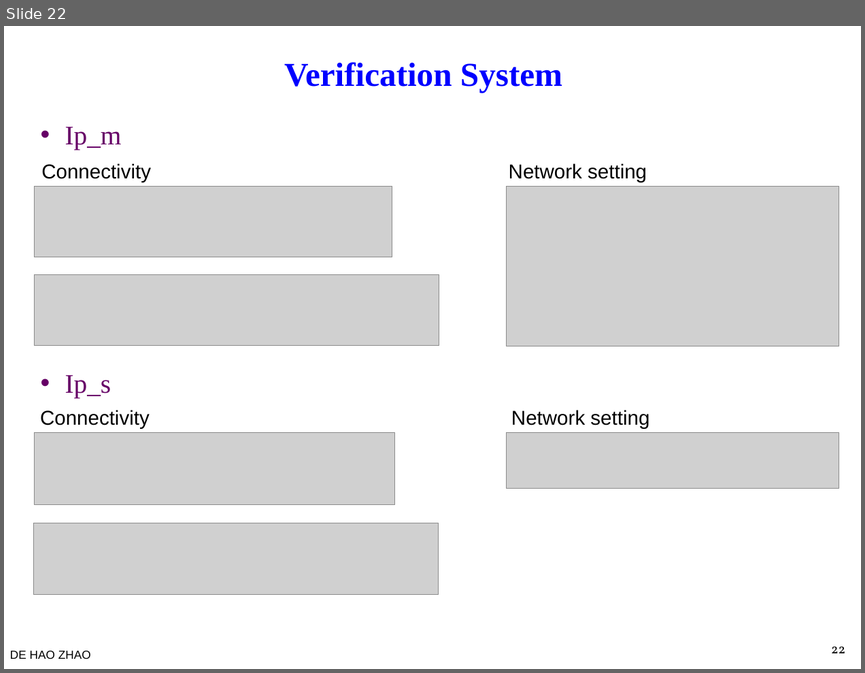
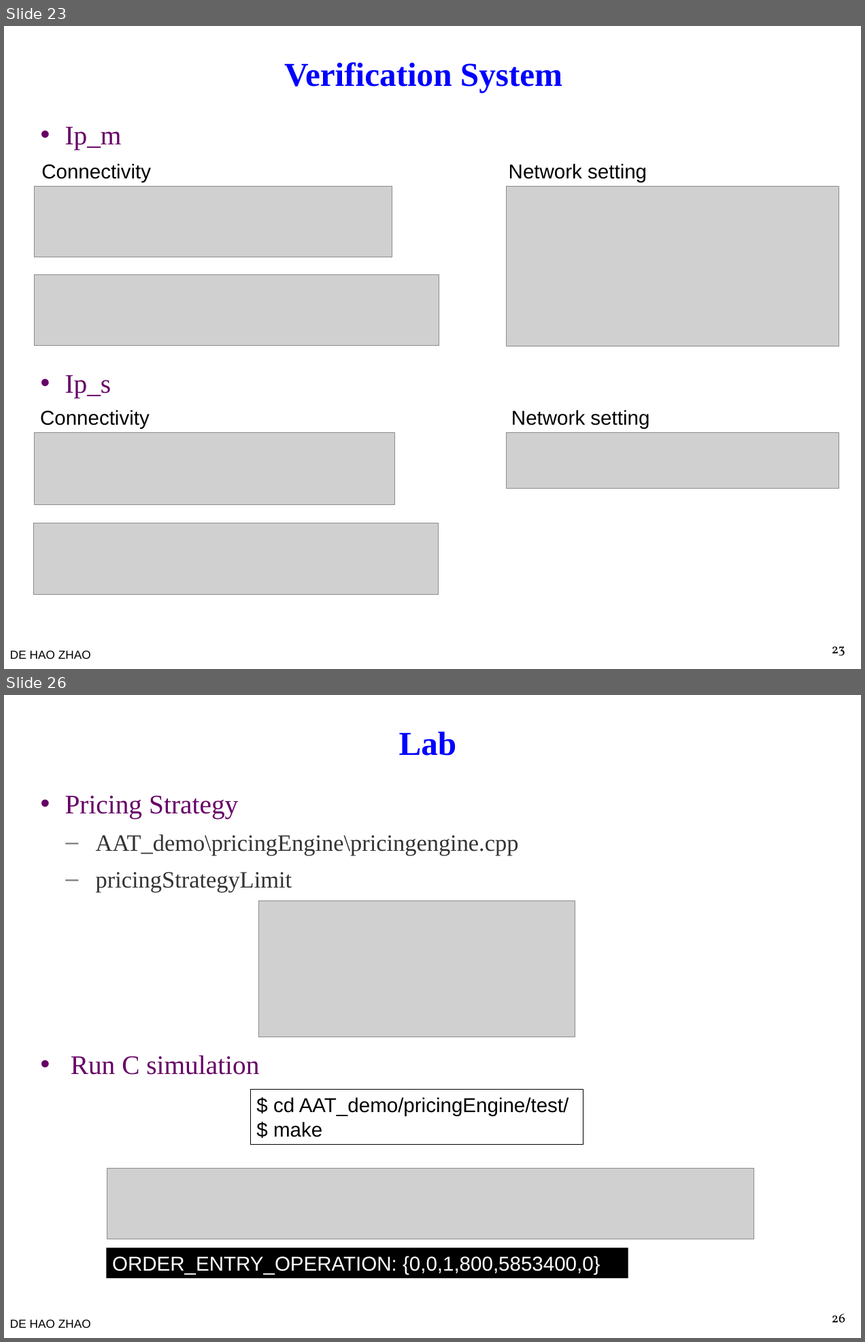
Before and after one commit to bol-edu/course-lab_aat, a slide deck: lecture/AAT.pptx. Shown one above the other, each under a label of ours: slide 22 before the commit, slides 23 and 26 after it; the slides between them are not shown. The pictures are 865x673 and 865x1342 pixels, drawn with LibreOffice and Linux fonts; fonts in the diff are those of the drawing; grey boxes stand for pictures; background and template pictures are left out. Boxes give left, top, right and bottom in pixels: in the first picture for what was removed or moved away, otherwise in the second. Text is boxed around its words. In the diff, an @@ line names an element or a change of style, - is before the commit and + after.

Commit message:
Accelerated Algorithmic Trading Demo

```diff
--- a/lecture/AAT.pptx
+++ b/lecture/AAT.pptx
@@ slide 26 added at [4, 695, 861, 1338], background #FFFFFF; not listed: 1 template element that a slide beside it also shows @@
@@ title added at [399, 732, 457, 756], 40 pt, text #0000FF, bold @@
+Lab
@@ text added at [65, 796, 519, 1074], 28 pt, text #333333 @@
+• Pricing Strategy
+  – AAT_demo\pricingEngine\pricingengine.cpp
+  – pricingStrategyLimit
+• Run C simulation
@@ picture added at [259, 901, 575, 1037] @@
@@ rectangle added at [250, 1089, 583, 1144], outline #000000 0.75 pt, 24 pt, text #000000 @@
+$ cd AAT_demo/pricingEngine/test/
+$ make
@@ picture added at [107, 1168, 753, 1238] @@
@@ rectangle added at [107, 1248, 628, 1278], fill #000000, 24 pt, text #FFFFFF @@
+ORDER_ENTRY_OPERATION: {0,0,1,800,5853400,0}
@@ page number added at [832, 1313, 845, 1322], 16 pt, text #000000 @@
+26
@@ what was slide 22 is now slide 23 @@
@@ page number at [832, 646, 845, 656]: text changed @@
-22
+23
```
Also in this commit, not shown: 5 slides changed, 2 other slides added, 1 slide removed.
